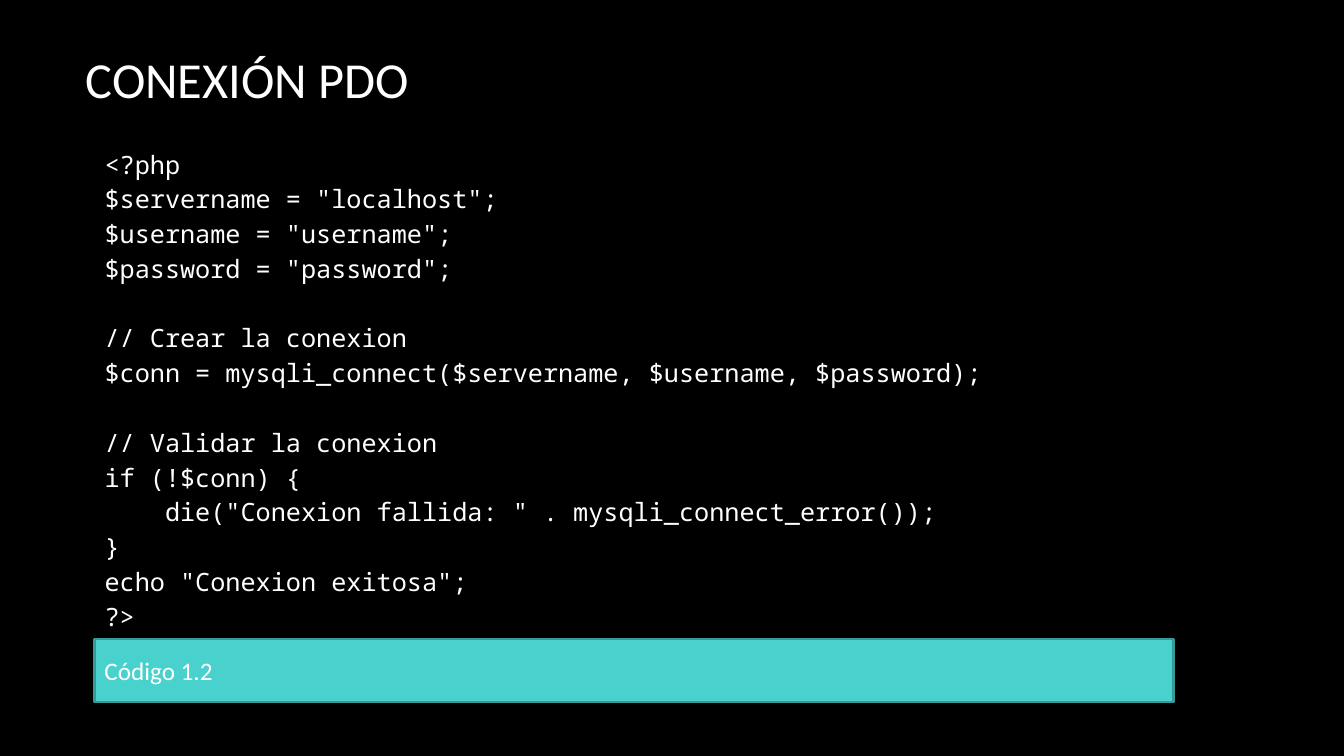
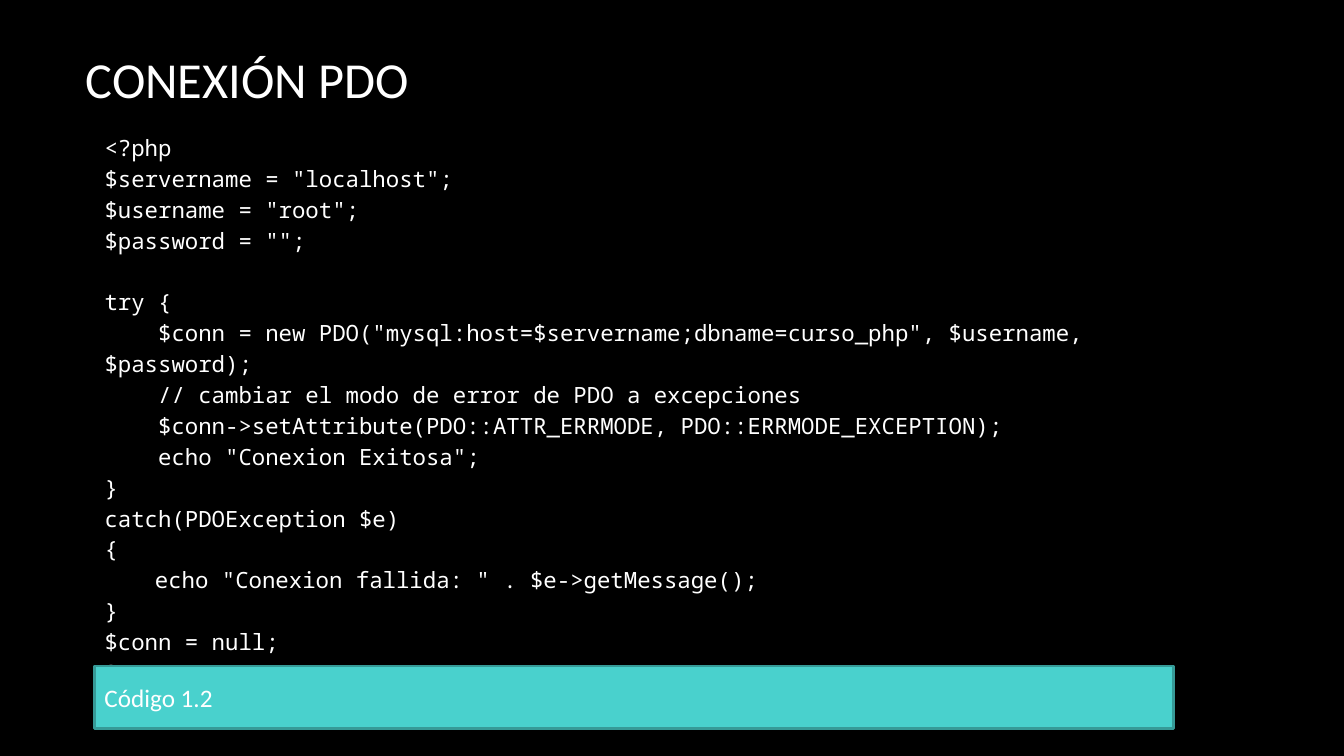
Before and after one commit to erikfer94/fromNoobToMaster, a slide deck: slide 20 of presentaciones/clase_2.pptx (slide 8 before the commit). Drawn at 1344x756 pixels with LibreOffice and Linux fonts; fonts in the diff are those of the drawing; background and template pictures are left out. Boxes give left, top, right and bottom in pixels: in the first picture for what was removed or moved away, otherwise in the second. Text is boxed around its words. In the diff, an @@ line names an element or a change of style, - is before the commit and + after.

```diff
--- a/presentaciones/clase_2.pptx
+++ b/presentaciones/clase_2.pptx
@@ rectangle "<?php": place and size @@
-rectangle "<?php" at box(95, 139, 1175, 639)
+rectangle "<?php" at box(95, 125, 1175, 666)
@@ text in rectangle at box(105, 139, 453, 190): size 18 to 16 pt in "<?php", "$servername = "localhost";", "}", "?>" @@
@@ text in rectangle at box(105, 201, 1083, 468): text changed; size 18 to 16 pt @@
-$username = "username";
-$password = "password";
-// Crear la conexion
-$conn = mysqli_connect($servername, $username, $password);
-// Validar la conexion
-if (!$conn) {
-die("Conexion fallida: " . mysqli_connect_error());
+$username = "root";
+$password = "";
+try {
+$conn = new PDO("mysql:host=$servername;dbname=curso_php", $username, $password);
+// cambiar el modo de error de PDO a excepciones
+$conn->setAttribute(PDO::ATTR_ERRMODE, PDO::ERRMODE_EXCEPTION);
+echo "Conexion Exitosa";
@@ text in rectangle at box(105, 510, 758, 653): text changed; size 18 to 16 pt @@
-echo "Conexion exitosa";
+catch(PDOException $e)
+{
+echo "Conexion fallida: " . $e->getMessage();
+}
+$conn = null;
@@ rectangle "Código 1.2": place and size @@
-rectangle "Código 1.2" at box(95, 639, 1175, 702)
+rectangle "Código 1.2" at box(95, 666, 1175, 729)
```
Also in this commit, not shown: 2 other slides changed, 20 slides added, 8 other files.
